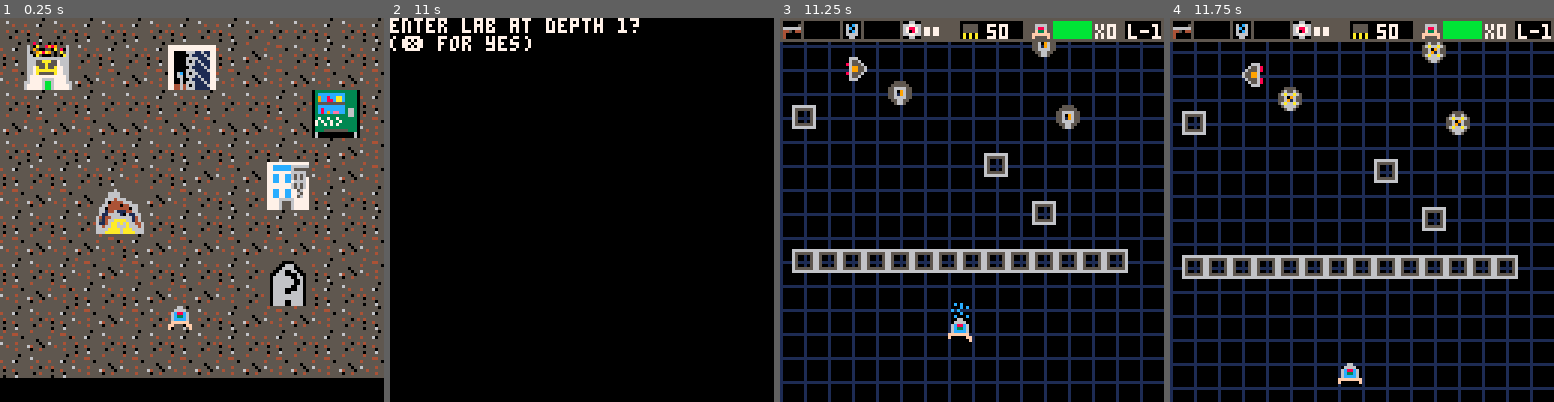
Above: before the commit, frames 1-4 (left to right).
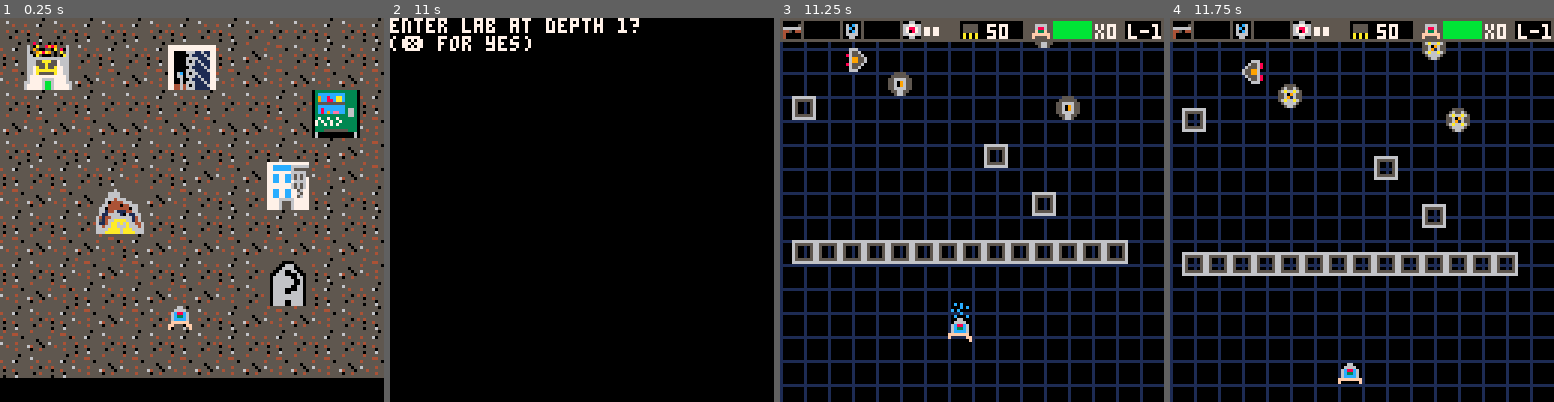
Above: after the commit, the same moments.

Repository: ash2q/escape_this
Game: PICO-8 cartridge escape_this.p8
The game is run twice, just before and just after one commit, with the same random seed, the same clock (stepped at 60 frames per second) and the same inputs.
Inputs:
- Up to frame 1 (0.25 s): no input
- Up to frame 2 (11 s): tap O (Z key) at 0.33, 1.07, 2.22, 3.72, 5.22, 6.72, 8.22, 9.72 s; tap Down at 0.7 s; tap X (X key) at 1.43, 2.07, 2.82, 3.57, 4.32, 5.07, 5.82, 6.57, 7.32, 8.07, 8.82, 9.57, 10.32 s; hold Up 1.97-2.63 s; hold Right 2.68-3.02 s; hold Down 3.07-3.73 s; hold Left 3.78-4.12 s; hold Up 4.17-4.5 s; hold Left 4.55-5.05 s; hold Right 5.1-5.93 s; hold Up 5.98-6.65 s; hold Right 6.7-7.03 s; hold Down 7.08-7.75 s; hold Left 7.8-8.13 s; hold Up 8.18-8.52 s; hold Left 8.57-9.07 s; hold Right 9.12-9.95 s; hold Up 10-10.67 s; hold Right from 10.72 s (still down)
- Up to frame 3 (11.25 s): release Right at 11.05 s; tap X (X key) at 11.07 s; hold Down from 11.1 s (still down); tap O (Z key) at 11.22 s
- Up to frame 4 (11.75 s): keep holding Down

Frames 1-2 are identical in both runs. In frame 3, 26% of the frame differs, in the area x 0-100%, y 6-97%; in frame 4, 24%.

Commit message:
Fix map scrolling while in a stage

Diff:
--- a/escape_this.p8
+++ b/escape_this.p8
@@ -12,10 +12,10 @@
 --of still entities
 acnt=1
 
-scroll_speed=10
+scroll_speed=4
 map_height=128*2
 
-map_y=nil
+map_window_y=nil
 
 function contains(t,v)
 	for i in all(t) do
@@ -527,7 +527,7 @@
 	c=acnt%scroll_speed
 	if c==0 then
 		grid_scroll+=1
-		map_y+=1
+		map_window_y-=1
 		grid_scroll%=scroll_speed
 	end
 	--draw grid lines
@@ -541,6 +541,10 @@
 	for i=0,(128/8) do
 		line(i*8,8,i*8,128,1)
 	end
+
+	if acnt%scroll_speed==0 then
+		scroll_map_enemies()
+	end
 	sb_moved=false
 
 	player_control()
@@ -552,21 +556,20 @@
 	move_bullets()
 	boost_update()
 
+	draw_enemies()
 	draw_player()
-	draw_enemies()
+
 
 	draw_bullets()
 	draw_explosions()
 	draw_hud()
 	draw_boosts()
 
-	c=acnt%scroll_speed
-	if c==0 then
-		scroll_enemies()
-	end
 
 	clean_bullets()
 	clean_enemies()
+
+
 
 	x_gun.heat-=
 		x_gun.spec.cool_rate*
@@ -597,7 +600,8 @@
 		human_reset=false
 		current_mode=game_over_mode
 	end
-	if is_stage_empty() then
+	if is_stage_empty() and
+		map_window_y<0 then
 		fill_vending()
 		prompt_msg_fn=function()
 			print("stage "..stage_name..
@@ -661,8 +665,8 @@
 			stop()
 		end
 		palt(0,false)
-		spr(192,96,32,2,2)
-		spr(224,32,32+16,2,2)
+		spr(192,96,8,2,2)
+		spr(224,96,8+16,2,2)
 		palt(0,true)
 	else
 		print("it seems as though you")
@@ -1115,6 +1119,7 @@
 	end
 	clear_col=true
 	if current_mode==stage_mode
+			and sb_inv_count<=0
 	 then
 		for e in all(enemies) do
 		--to make collisions less
@@ -1796,8 +1801,8 @@
 				e.spec.anim[1],
 				e.x-4,e.y-4)
 		end
-		if (e.x>125 or e.x<0) or
-			(e.y>132 or e.y<0) then
+		if (e.x>128 or e.x<0) or
+			(e.y>134 or e.y<0) then
 			printh("deleted out of bounds enemy")
 			del(enemies, e)
 		end
@@ -1930,31 +1935,29 @@
 	add(bullets,blt)
 end
 
-function scroll_enemies()
-	map_y-=1
+function scroll_map_enemies()
 	for e in all(enemies) do
 		e.y+=1
 	end
-	for x=1,14 do
-		if map_y%8==0 then
-			c=sget(x,96+(map_y/8))
-		else
-			c=0
-		end
-		printh("c: "..c)
-		spawn=e_map[c]
-		if spawn!=nil then
-			printh("spawn enemy")
-			spawn(x*8,8)
+	if map_window_y%8==0 and
+			map_window_y>0 then
+		for x=1,14 do
+			c=sget(x,96+(map_window_y/8))
+
+			spawn=e_map[c]
+			if spawn!=nil then
+				spawn(x*8,4)
+			end
 		end
 	end
 end
 --populates initial enemies
 --before scrolling
 function spawn_stage()
-	map_y=map_height
+	map_window_y=map_height
 	for i=0,80 do
-		scroll_enemies()
+		map_window_y-=1
+		scroll_map_enemies()
 	end
 	--for x=1,14 do
 	--	for y=1,map_height/8-1 do
